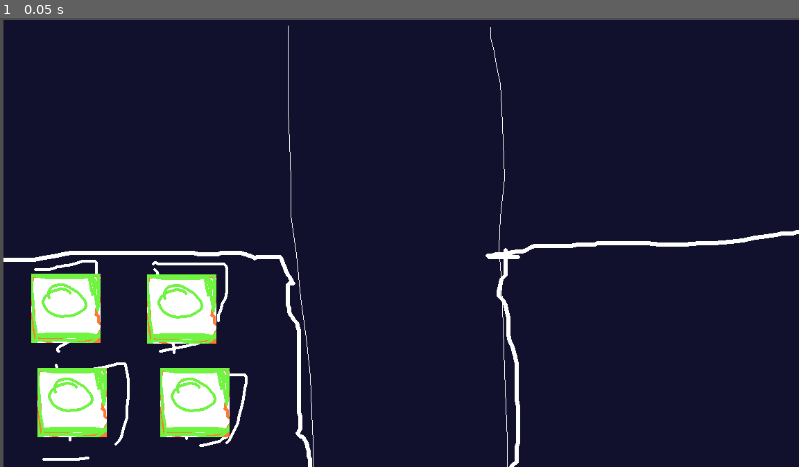
Above: before the commit, frame 1.
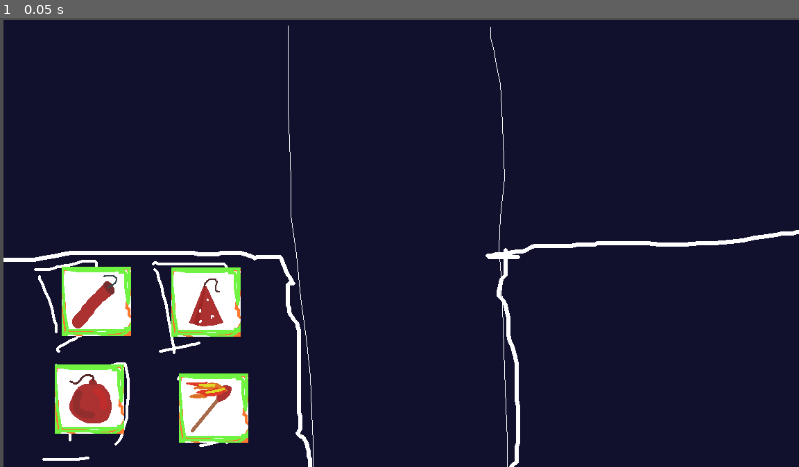
Above: after the commit, the same moment.

Repository: nilay-v3rma/godot_gamejam_25
Game: Godot game, scene res://rooms/level.tscn
Same seed, same stepped clock (60 frames per second), same inputs: the game is played once before the commit and once after it.
Inputs:
- Up to frame 1 (0.05 s): no input

The runs differ from the first frame. In frame 1, 6.2% of the frame differs, in the area x 3-32%, y 55-95%.

Commit message:
[cards] cooldown system

Diff:
--- a/cards/card_db.gd
+++ b/cards/card_db.gd
@@ -16,3 +16,8 @@
 func get_card(id: int) -> CardData:
 	print("Attempting to get card id:", str(id))
 	return cards.get(id)
+
+func get_random_card() -> CardData:
+	var keys = cards.keys()
+	var random_key = keys[randi() % keys.size()]
+	return cards[random_key]
--- a/gui/base_button.gd
+++ b/gui/base_button.gd
@@ -8,8 +8,6 @@
 var squish_amount: float = 0.7
 var rect: Rect2 # for bounds checking of the button
 
-var cooldown: int
-
 signal button_activated(data)
 
 func _ready() -> void:
@@ -18,6 +16,7 @@
 	rect = Rect2(Vector2.ZERO, sprite_size)
 	original_scale = self.scale
 	original_pos = self.position
+	print(original_scale, original_pos, "here")
 
 func _physics_process(delta: float) -> void:
 
@@ -26,9 +25,11 @@
 	var target_offset = sprite_size * (1 - squish_amount) * 0.5
 
 	if is_pressed():
+		pass
 		scale = scale.lerp(original_scale * squish_amount, speed * delta)
 		position = position.lerp(original_pos+ target_offset, speed * delta)
 	else:
+		pass
 		scale = scale.lerp(original_scale, speed * delta)
 		position = position.lerp(original_pos, speed * delta)
 
--- /dev/null
+++ b/gui/cardslot.tscn
@@ -0,0 +1,28 @@
+[gd_scene load_steps=5 format=3 uid="uid://cw6rlsf0pg15r"]
+
+[ext_resource type="Texture2D" uid="uid://dccusm8ha0k07" path="res://gui/cardSlot1.png" id="1_7kl8x"]
+[ext_resource type="Texture2D" uid="uid://0h5btkjlsbjs" path="res://gui/cardSlot2.png" id="2_24p7m"]
+[ext_resource type="Script" uid="uid://bgtmymu0ofgtg" path="res://rooms/cardslot.gd" id="3_uquwx"]
+[ext_resource type="Texture2D" uid="uid://dnrk56uoohkir" path="res://cards/icons/1.png" id="4_24p7m"]
+
+[node name="cardslot" type="TouchScreenButton"]
+texture_normal = ExtResource("1_7kl8x")
+texture_pressed = ExtResource("2_24p7m")
+script = ExtResource("3_uquwx")
+card_id = 1
+
+[node name="cardicon" type="Sprite2D" parent="."]
+position = Vector2(50, 50)
+texture = ExtResource("4_24p7m")
+
+[node name="cooldown" type="RichTextLabel" parent="."]
+offset_right = 100.0
+offset_bottom = 100.0
+theme_override_colors/default_color = Color(0, 0, 0, 1)
+theme_override_colors/font_outline_color = Color(1, 1, 1, 1)
+theme_override_font_sizes/normal_font_size = 69
+text = "3"
+horizontal_alignment = 1
+vertical_alignment = 1
+
+[connection signal="button_activated" from="." to="." method="_on_button_activated"]
--- a/project.godot
+++ b/project.godot
@@ -15,6 +15,10 @@
 config/features=PackedStringArray("4.5", "GL Compatibility")
 config/icon="res://icon.svg"
 
+[autoload]
+
+CardDBInst="*res://cards/card_db.gd"
+
 [input_devices]
 
 pointing/emulate_touch_from_mouse=true
--- /dev/null
+++ b/rooms/cardslot.gd
@@ -0,0 +1,41 @@
+extends GUIButton
+class_name CardSlot
+
+signal card_used(card_id)
+
+@export var slot_index: int = 0
+@export var card_id: int
+var card: CardData
+var cooldown: int = 0
+
+
+func _ready() -> void:
+	super()
+	card = CardDBInst.get_card(card_id)
+	$cardicon.texture = card.icon
+
+func new_card() -> void:
+	card = CardDBInst.get_random_card()
+	card_id = card.id
+	$cardicon.texture = card.icon
+
+func _process(delta: float) -> void:
+
+	if (cooldown == 0):
+		$cooldown.visible = false
+	else:
+		$cooldown.text = str(cooldown)
+		$cooldown.visible = true
+
+func _on_button_activated(data: Variant) -> void:
+	card_used.emit(card_id)
+
+
+func _on_cardview_card_deployed(slot_index: int, card_id: int) -> void:
+	if slot_index == self.slot_index:
+		cooldown = card.cooldown_turns
+		$cardicon.texture = null
+	elif cooldown > 0:
+		cooldown -= 1
+		if (cooldown == 0):
+			new_card()
--- a/rooms/cardslot_0.gd
+++ /dev/null
@@ -1,8 +0,0 @@
-extends GUIButton
-
-signal card_used(card_id)
-
-@export var card_id: int = 0
-
-func _on_button_activated(data: Variant) -> void:
-	card_used.emit(card_id)
--- a/rooms/cardview.gd
+++ b/rooms/cardview.gd
@@ -9,9 +9,10 @@
 var viewing_card_id: int
 var viewing_card: CardData
 var db: CardDB
+var invoked_card_slot: int
 
 # main signal
-signal card_deployed(card_id)
+signal card_deployed(slot_index: int, card_id: int)
 
 func _ready() -> void:
 	original_pos = position
@@ -44,7 +45,7 @@
 	active = true
 
 func _on_use_button_activated(data: Variant) -> void:
-	card_deployed.emit(viewing_card_id)
+	card_deployed.emit(invoked_card_slot, viewing_card_id)
 	active = false
 
 func _on_dont_button_activated(data: Variant) -> void:
@@ -52,10 +53,14 @@
 
 
 func _on_cardslot_0_card_used(card_id: Variant) -> void:
+	invoked_card_slot = 0
 	card_used(card_id)
 func _on_cardslot_1_card_used(card_id: Variant) -> void:
+	invoked_card_slot = 1
 	card_used(card_id)
 func _on_cardslot_2_card_used(card_id: Variant) -> void:
+	invoked_card_slot = 2
 	card_used(card_id)
 func _on_cardslot_3_card_used(card_id: Variant) -> void:
+	invoked_card_slot = 3
 	card_used(card_id)
--- a/rooms/level.tscn
+++ b/rooms/level.tscn
@@ -1,13 +1,11 @@
-[gd_scene load_steps=12 format=3 uid="uid://cg7ut2wo8cenf"]
+[gd_scene load_steps=10 format=3 uid="uid://cg7ut2wo8cenf"]
 
 [ext_resource type="Texture2D" uid="uid://cub36ieoka36c" path="res://rooms/level.png" id="1_0dt1f"]
-[ext_resource type="Texture2D" uid="uid://dccusm8ha0k07" path="res://gui/cardSlot1.png" id="2_4ve75"]
 [ext_resource type="Texture2D" uid="uid://v1rews1v410a" path="res://gui/cardview.png" id="2_dg3qb"]
-[ext_resource type="Texture2D" uid="uid://0h5btkjlsbjs" path="res://gui/cardSlot2.png" id="3_tibj6"]
+[ext_resource type="PackedScene" uid="uid://cw6rlsf0pg15r" path="res://gui/cardslot.tscn" id="2_knkn0"]
 [ext_resource type="Script" uid="uid://cp17orsv0qrkx" path="res://rooms/cardview.gd" id="3_x0uc3"]
 [ext_resource type="Texture2D" uid="uid://dnrk56uoohkir" path="res://cards/icons/1.png" id="4_2cqxi"]
 [ext_resource type="Texture2D" uid="uid://bfc6n1v8ej4t1" path="res://gui/use.png" id="4_ianyd"]
-[ext_resource type="Script" uid="uid://bgtmymu0ofgtg" path="res://rooms/cardslot_0.gd" id="4_tibj6"]
 [ext_resource type="Texture2D" uid="uid://26mrxesutfle" path="res://gui/dont.png" id="5_knkn0"]
 [ext_resource type="Script" uid="uid://cevw7iijqrqfo" path="res://rooms/use.gd" id="5_yhl0x"]
 [ext_resource type="Script" uid="uid://b0gvrvj6sa5jt" path="res://rooms/dont.gd" id="7_yhl0x"]
@@ -20,37 +18,23 @@
 
 [node name="combatcontroller" type="Node2D" parent="."]
 
-[node name="cardslot0" type="TouchScreenButton" parent="combatcontroller"]
-position = Vector2(45, 369)
-texture_normal = ExtResource("2_4ve75")
-texture_pressed = ExtResource("3_tibj6")
-script = ExtResource("4_tibj6")
-card_id = 1
-metadata/_edit_group_ = true
+[node name="cardslot0" parent="combatcontroller" instance=ExtResource("2_knkn0")]
+position = Vector2(89, 359)
 
-[node name="cardslot1" type="TouchScreenButton" parent="combatcontroller"]
-position = Vector2(212, 370)
-texture_normal = ExtResource("2_4ve75")
-texture_pressed = ExtResource("3_tibj6")
-script = ExtResource("4_tibj6")
+[node name="cardslot1" parent="combatcontroller" instance=ExtResource("2_knkn0")]
+position = Vector2(247, 360)
+slot_index = 1
 card_id = 2
-metadata/_edit_group_ = true
 
-[node name="cardslot2" type="TouchScreenButton" parent="combatcontroller"]
-position = Vector2(54, 505)
-texture_normal = ExtResource("2_4ve75")
-texture_pressed = ExtResource("3_tibj6")
-script = ExtResource("4_tibj6")
+[node name="cardslot2" parent="combatcontroller" instance=ExtResource("2_knkn0")]
+position = Vector2(79, 500)
+slot_index = 2
 card_id = 3
-metadata/_edit_group_ = true
 
-[node name="cardslot3" type="TouchScreenButton" parent="combatcontroller"]
-position = Vector2(231, 505)
-texture_normal = ExtResource("2_4ve75")
-texture_pressed = ExtResource("3_tibj6")
-script = ExtResource("4_tibj6")
+[node name="cardslot3" parent="combatcontroller" instance=ExtResource("2_knkn0")]
+position = Vector2(258, 513)
+slot_index = 3
 card_id = 4
-metadata/_edit_group_ = true
 
 [node name="cardview" type="Sprite2D" parent="combatcontroller"]
 position = Vector2(-69, 917)
@@ -108,17 +92,13 @@
 texture_pressed = ExtResource("5_knkn0")
 script = ExtResource("7_yhl0x")
 
-[connection signal="button_activated" from="combatcontroller/cardslot0" to="combatcontroller/cardslot0" method="_on_button_activated"]
 [connection signal="card_used" from="combatcontroller/cardslot0" to="combatcontroller/cardview" method="_on_cardslot_0_card_used"]
-[connection signal="released" from="combatcontroller/cardslot0" to="combatcontroller/cardslot0" method="_on_released"]
-[connection signal="button_activated" from="combatcontroller/cardslot1" to="combatcontroller/cardslot1" method="_on_button_activated"]
 [connection signal="card_used" from="combatcontroller/cardslot1" to="combatcontroller/cardview" method="_on_cardslot_1_card_used"]
-[connection signal="released" from="combatcontroller/cardslot1" to="combatcontroller/cardslot1" method="_on_released"]
-[connection signal="button_activated" from="combatcontroller/cardslot2" to="combatcontroller/cardslot2" method="_on_button_activated"]
 [connection signal="card_used" from="combatcontroller/cardslot2" to="combatcontroller/cardview" method="_on_cardslot_2_card_used"]
-[connection signal="released" from="combatcontroller/cardslot2" to="combatcontroller/cardslot2" method="_on_released"]
-[connection signal="button_activated" from="combatcontroller/cardslot3" to="combatcontroller/cardslot3" method="_on_button_activated"]
 [connection signal="card_used" from="combatcontroller/cardslot3" to="combatcontroller/cardview" method="_on_cardslot_3_card_used"]
-[connection signal="released" from="combatcontroller/cardslot3" to="combatcontroller/cardslot3" method="_on_released"]
+[connection signal="card_deployed" from="combatcontroller/cardview" to="combatcontroller/cardslot0" method="_on_cardview_card_deployed"]
+[connection signal="card_deployed" from="combatcontroller/cardview" to="combatcontroller/cardslot1" method="_on_cardview_card_deployed"]
+[connection signal="card_deployed" from="combatcontroller/cardview" to="combatcontroller/cardslot2" method="_on_cardview_card_deployed"]
+[connection signal="card_deployed" from="combatcontroller/cardview" to="combatcontroller/cardslot3" method="_on_cardview_card_deployed"]
 [connection signal="button_activated" from="combatcontroller/cardview/use" to="combatcontroller/cardview" method="_on_use_button_activated"]
 [connection signal="button_activated" from="combatcontroller/cardview/dont" to="combatcontroller/cardview" method="_on_dont_button_activated"]
Renamed: rooms/cardslot_0.gd.uid -> rooms/cardslot.gd.uid
